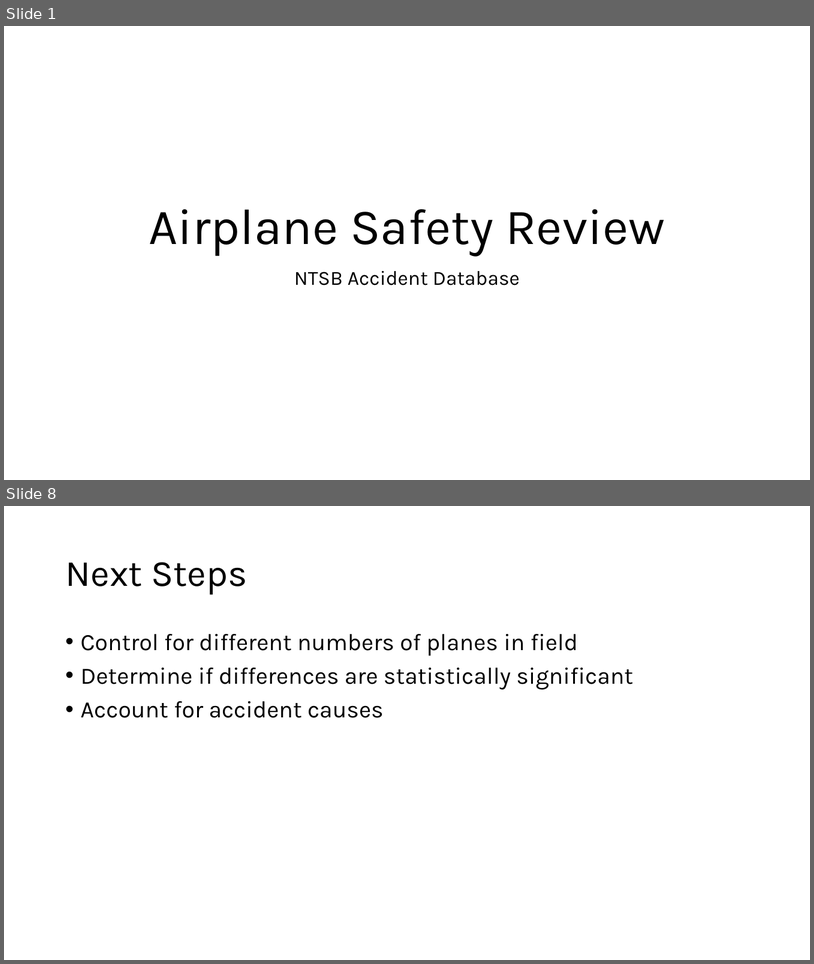
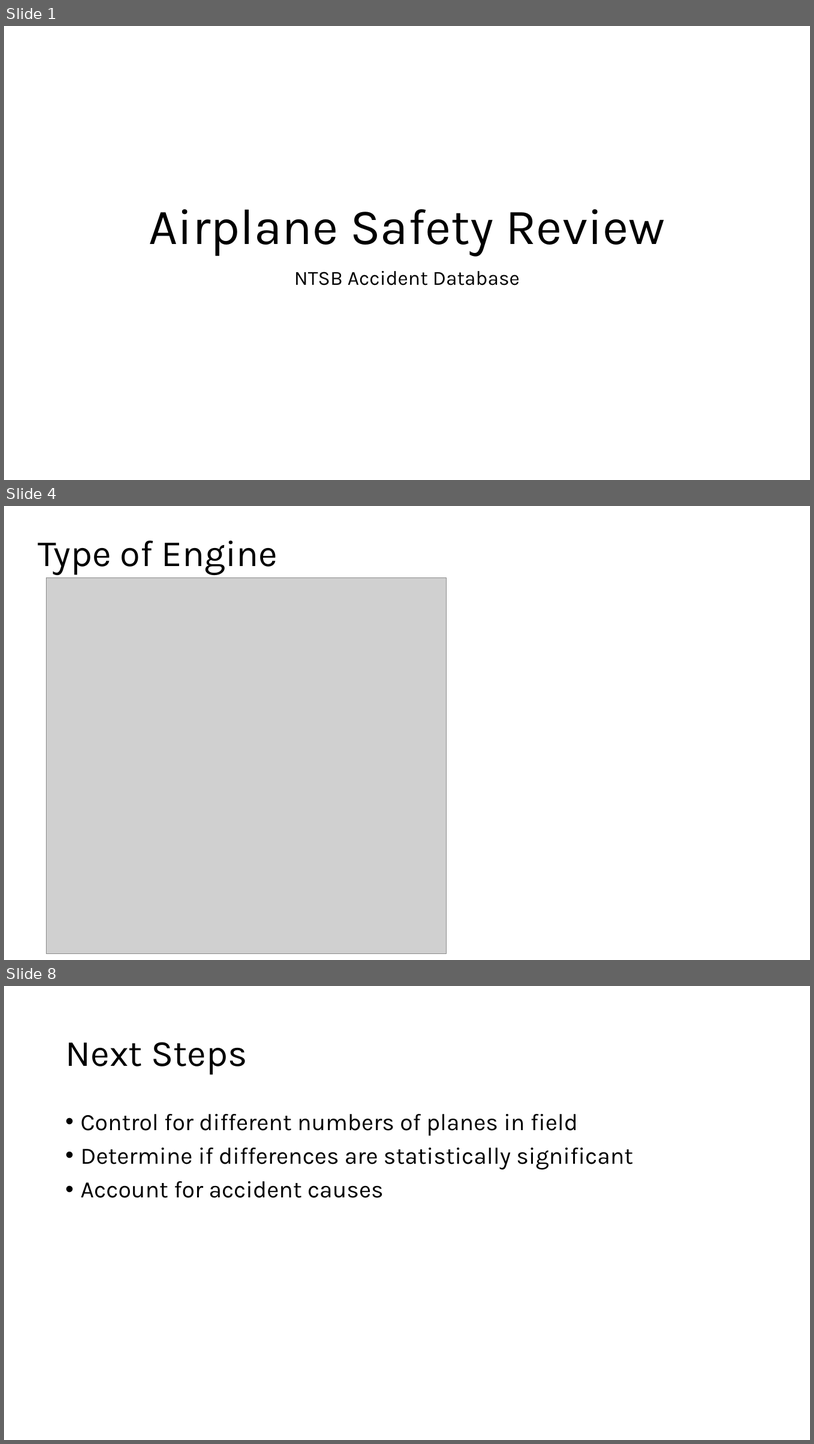
Before and after one commit to jgoett2/AirplaneRecommendations, a slide deck: Presentation.pptx. Shown one above the other, each under a label of ours: slides 1 and 8 before the commit, slides 1, 4 and 8 after it; the slides between them are not shown. The pictures are 814x964 and 814x1444 pixels, drawn with LibreOffice and Linux fonts; fonts in the diff are those of the drawing; grey boxes stand for pictures. Boxes give left, top, right and bottom in pixels: in the first picture for what was removed or moved away, otherwise in the second. Text is boxed around its words. In the diff, an @@ line names an element or a change of style, - is before the commit and + after.

```diff
--- a/Presentation.pptx
+++ b/Presentation.pptx
@@ slide 4 added at (x1=4, y1=506, x2=810, y2=960), background #FFFFFF @@
@@ title added at (x1=38, y1=540, x2=278, y2=575), 44 pt, text #000000 @@
+Type of Engine
@@ picture added at (x1=46, y1=578, x2=446, y2=954) @@
```
Also in this commit, not shown: 2 slides changed, 3 other slides added, 4 slides removed, 1 other file.
